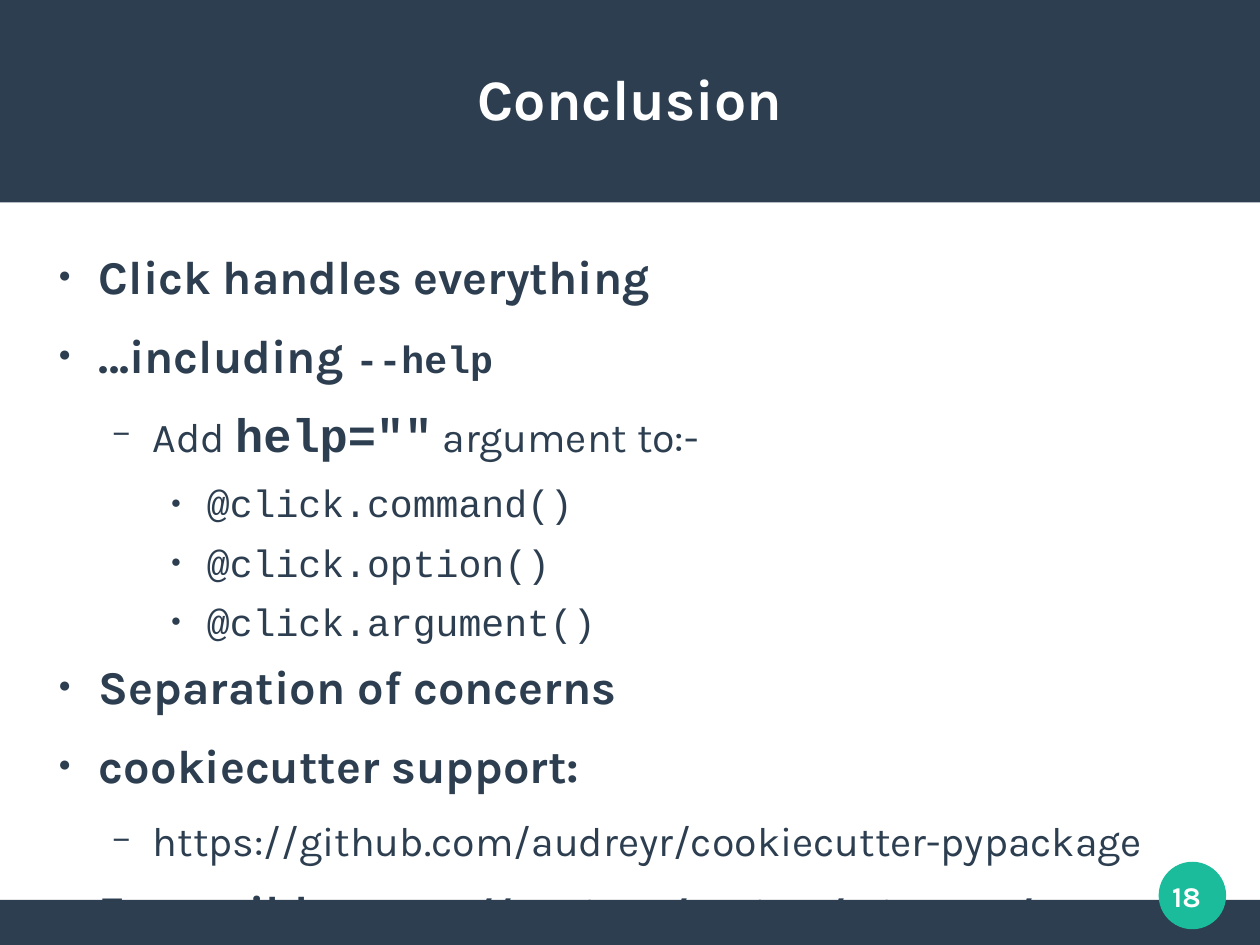
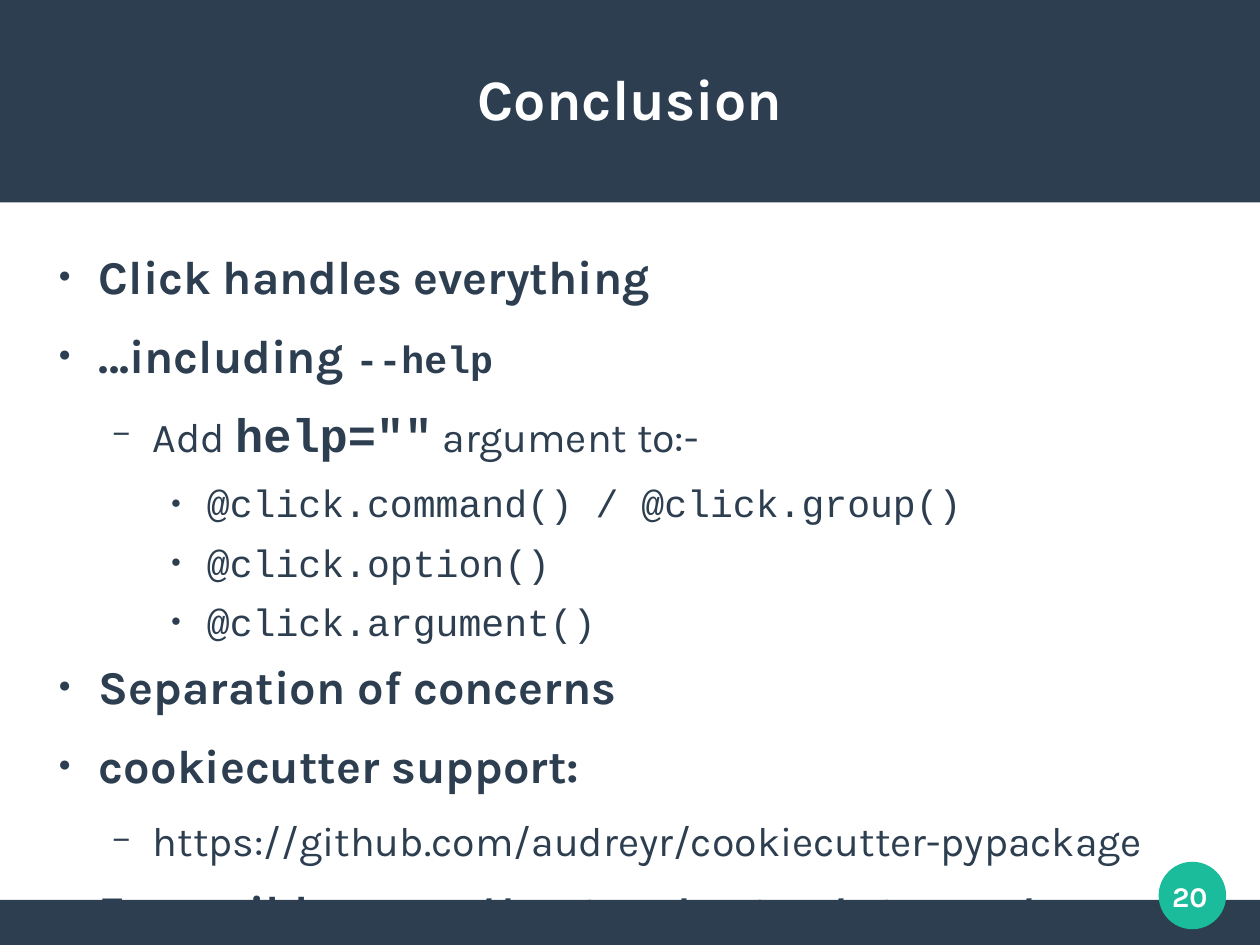
Before and after one commit to unixnut/Python-Click-talk, a slide deck: slide 20 of Python-Click-talk slides.odp (slide 18 before the commit). Drawn at 1260x945 pixels with LibreOffice and Linux fonts; fonts in the diff are those of the drawing. Boxes give left, top, right and bottom in pixels: in the first picture for what was removed or moved away, otherwise in the second. Text is boxed around its words. In the diff, an @@ line names an element or a change of style, - is before the commit and + after.

```diff
--- a/Python-Click-talk slides.odp
+++ b/Python-Click-talk slides.odp
@@ text at (207,490,961,525): text changed @@
-    ● @click.command()
+    ● @click.command() / @click.group()
@@ page number at (1172,888,1207,908): text changed @@
-18
+20
```
Also in this commit, not shown: 4 other slides changed, 4 slides added, 2 slides removed, 1 other file.
